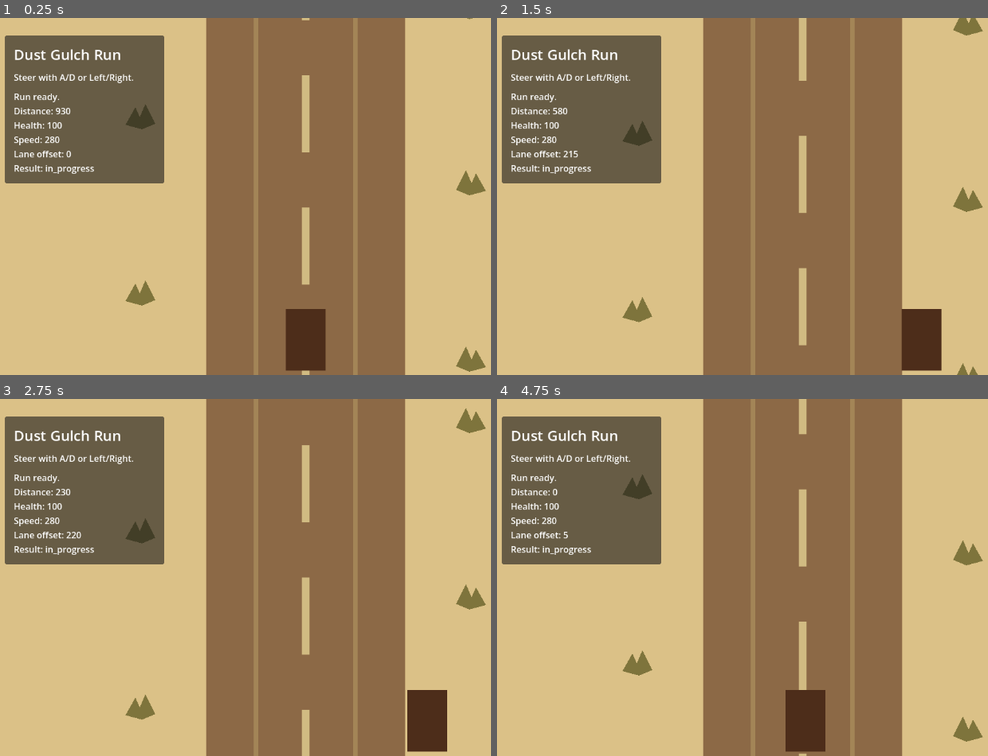
Above: before the commit, frames 1-4 (two rows, left to right).
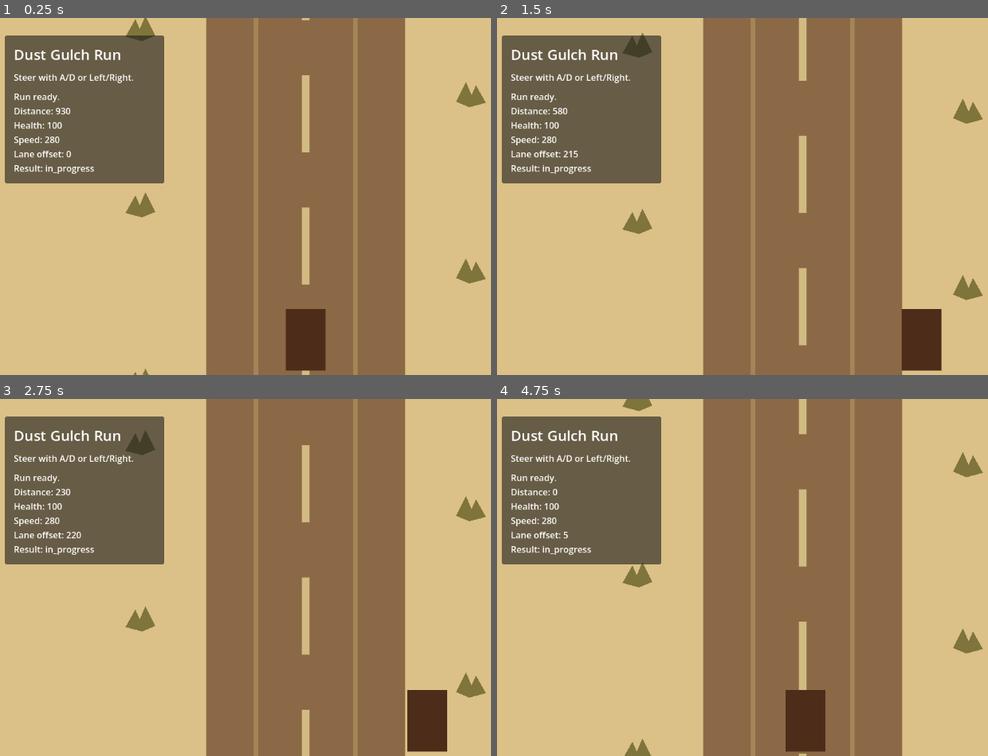
Above: after the commit, the same moments.

Repository: bbenefield89/The-Last-Delivery-to-Dust-Gulch
Game: Godot game, scene res://Scenes/AppRoot/AppRoot.tscn
Two runs of this game, one before a commit and one after it. Both use one fixed random seed, a clock stepped at 60 frames per second and the inputs below.
Inputs (mouse positions are in pixels of both pictures, inside the frame that each line leads up to):
- Up to frame 1 (0.25 s): no input
- Up to frame 2 (1.5 s): tap Enter at 0.5 s; move the mouse to (943, 178) at 0.52 s; hold D (steer_right) 0.53-1.25 s; hold Shift 0.53-1.25 s; click (943, 178) at 0.67 s; drag from (673, 214) to (771, 267) at 1.27 s
- Up to frame 3 (2.75 s): move the mouse to (368, 498) at 2.02 s; hold D (steer_right) from 2.03 s (still down); tap Ctrl at 2.1 s
- Up to frame 4 (4.75 s): release D (steer_right) at 2.75 s; drag from (771, 648) to (609, 523) at 2.77 s; move the mouse to (outside the picture) at 3.52 s; hold A (steer_left) 3.53-4.25 s; tap Delete at 3.6 s; drag from (609, 523) to (708, 488) at 4.27 s

The runs differ from the first frame. In frame 1, 1.8% of the frame differs, in the area x 25-100%, y 0-100%; in frame 2, 1.9%; in frame 3, 1.8%; in frame 4, 1.9%.

Commit message:
feat(core): finish scrolling road loop

Diff:
--- a/Scenes/RunScene/RunScene.tscn
+++ b/Scenes/RunScene/RunScene.tscn
@@ -33,7 +33,7 @@
 
 [node name="ScrollSegmentB" type="Node2D" parent="World/ScrollRoot"]
 unique_name_in_owner = true
-position = Vector2(0, -2400)
+position = Vector2(0, -2880)
 
 [node name="Wagon" type="Polygon2D" parent="World"]
 unique_name_in_owner = true
--- a/Scenes/RunScene/run_scene.gd
+++ b/Scenes/RunScene/run_scene.gd
@@ -7,10 +7,12 @@
 const ROAD_HALF_WIDTH := 220.0
 const WAGON_BASE_Y := 0.0
 const CAMERA_VERTICAL_OFFSET := 260.0
-const SCROLL_LOOP_HEIGHT := 2400.0
+const SCROLL_LOOP_HEIGHT := 2880.0
 const CENTER_DASH_SPACING := 240.0
 const CENTER_DASH_SIZE := Vector2(14.0, 140.0)
+const CENTER_DASH_COUNT := 13
 const ROADSIDE_DECOR_SPACING := 320.0
+const ROADSIDE_DECOR_COUNT := 10
 
 const DASH_COLOR := Color(0.886275, 0.811765, 0.572549, 0.8)
 const SCRUB_COLOR := Color(0.47451, 0.443137, 0.219608, 0.95)
@@ -112,7 +114,7 @@
 
 
 func _populate_scroll_segment(segment: Node2D) -> void:
-	for i in range(11):
+	for i in range(CENTER_DASH_COUNT):
 		var dash := Polygon2D.new()
 		dash.polygon = PackedVector2Array([
 			Vector2(-CENTER_DASH_SIZE.x * 0.5, -CENTER_DASH_SIZE.y * 0.5),
@@ -124,7 +126,7 @@
 		dash.color = DASH_COLOR
 		segment.add_child(dash)
 
-	for i in range(8):
+	for i in range(ROADSIDE_DECOR_COUNT):
 		var left_scrub := _make_scrub_cluster()
 		left_scrub.position = Vector2(-300.0, -SCROLL_LOOP_HEIGHT + (i * ROADSIDE_DECOR_SPACING))
 		segment.add_child(left_scrub)
--- a/Tests/Unit/test_run_scene.gd
+++ b/Tests/Unit/test_run_scene.gd
@@ -93,7 +93,7 @@
 	var segment_a: Node2D = scene.get_node("%ScrollSegmentA")
 	var segment_b: Node2D = scene.get_node("%ScrollSegmentB")
 	assert_almost_eq(segment_a.position.y, 140.0, 0.01)
-	assert_almost_eq(segment_b.position.y, -2260.0, 0.01)
+	assert_almost_eq(segment_b.position.y, -2740.0, 0.01)
 
 
 func test_scroll_environment_wraps_for_continuous_travel() -> void:
@@ -108,5 +108,39 @@
 
 	var segment_a: Node2D = scene.get_node("%ScrollSegmentA")
 	var segment_b: Node2D = scene.get_node("%ScrollSegmentB")
-	assert_almost_eq(segment_a.position.y, 600.0, 0.01)
-	assert_almost_eq(segment_b.position.y, -1800.0, 0.01)
+	assert_almost_eq(segment_a.position.y, 120.0, 0.01)
+	assert_almost_eq(segment_b.position.y, -2760.0, 0.01)
+
+
+func test_scroll_segment_populates_enough_roadside_scrub_to_cover_loop_end() -> void:
+	var scene = RUN_SCENE.instantiate()
+	add_child_autofree(scene)
+	await wait_process_frames(1)
+
+	var segment_a: Node2D = scene.get_node("%ScrollSegmentA")
+	var left_scrub_positions: Array[float] = []
+
+	for child in segment_a.get_children():
+		if child is Polygon2D and child.color == Color(0.47451, 0.443137, 0.219608, 0.95) and child.scale.x > 0.0:
+			left_scrub_positions.append(child.position.y)
+
+	left_scrub_positions.sort()
+	assert_true(left_scrub_positions.size() >= 10)
+	assert_true(left_scrub_positions.back() >= 0.0)
+
+
+func test_scroll_segment_populates_enough_center_dashes_to_cover_loop_end() -> void:
+	var scene = RUN_SCENE.instantiate()
+	add_child_autofree(scene)
+	await wait_process_frames(1)
+
+	var segment_a: Node2D = scene.get_node("%ScrollSegmentA")
+	var dash_positions: Array[float] = []
+
+	for child in segment_a.get_children():
+		if child is Polygon2D and child.color == Color(0.886275, 0.811765, 0.572549, 0.8):
+			dash_positions.append(child.position.y)
+
+	dash_positions.sort()
+	assert_true(dash_positions.size() >= 13)
+	assert_true(dash_positions.back() >= 0.0)
Not shown, changed: kanban_tasks_data.kanban
